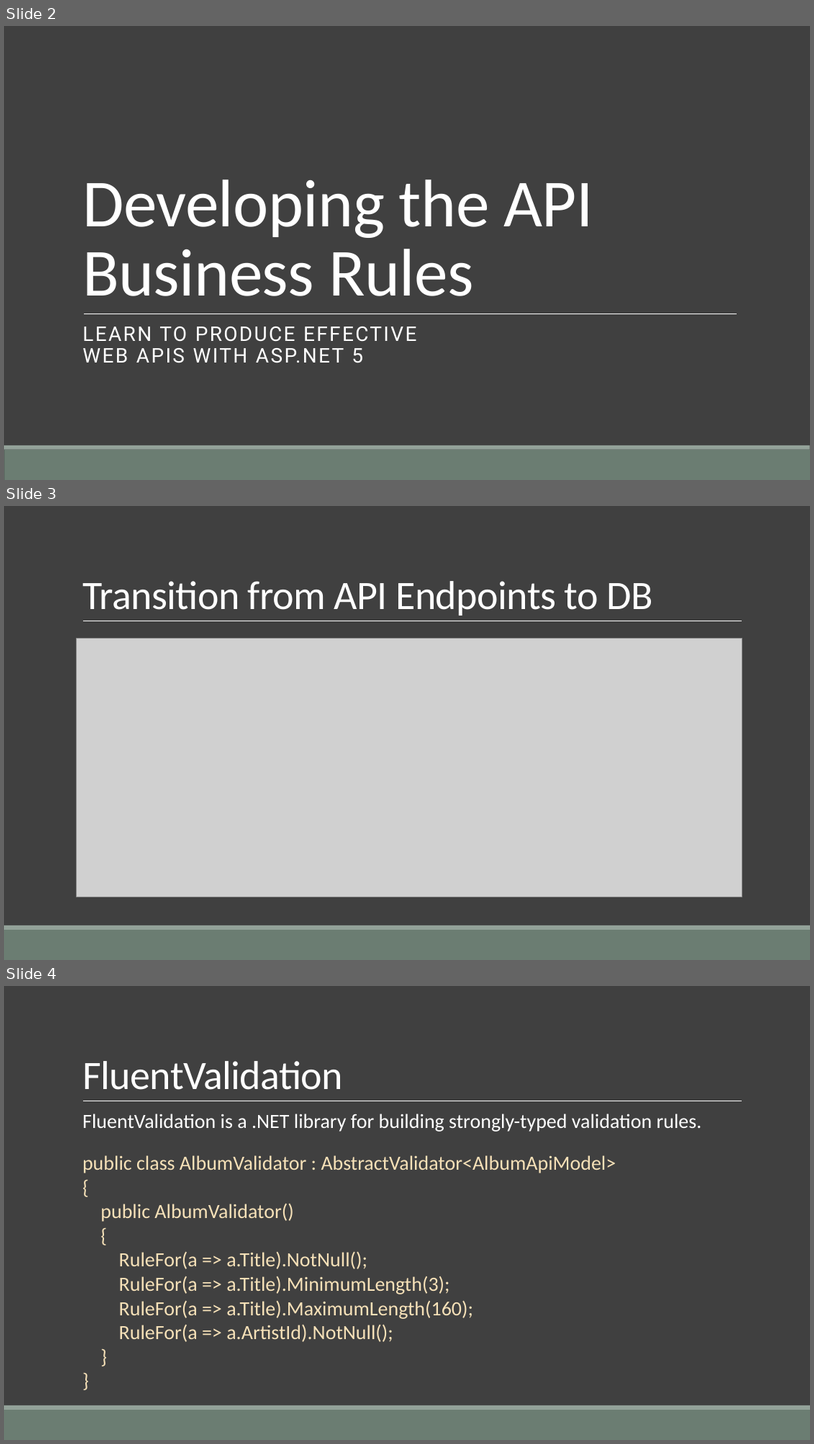
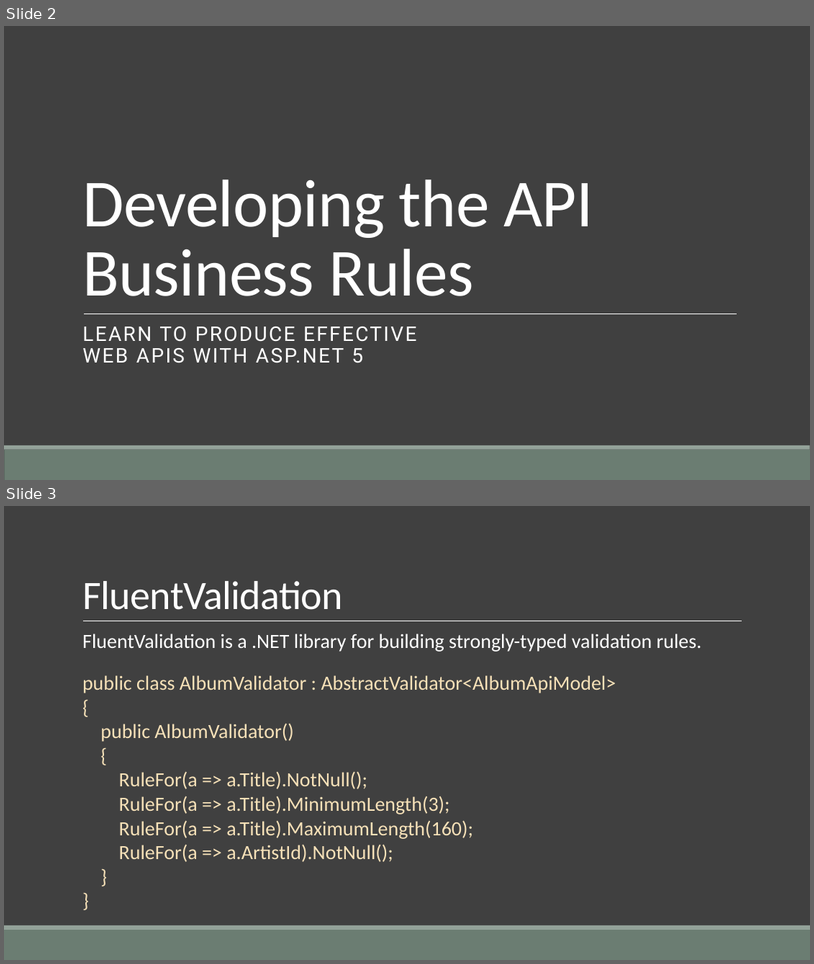
Before and after one commit to cwoodruff/aspnet-5-web-api-workshop, a slide deck: module-1/01-07 Developing the Web API Business Rules/01-07 Developing the Web API Business Rules.pptx. Shown one above the other, each under a label of ours: slides 2, 3 and 4 before the commit, slides 2 and 3 after it. The pictures are 814x1444 and 814x964 pixels, drawn with LibreOffice and Linux fonts; fonts in the diff are those of the drawing; grey boxes stand for pictures; background and template pictures are left out. Boxes give left, top, right and bottom in pixels: in the first picture for what was removed or moved away, otherwise in the second. Text is boxed around its words. In the diff, an @@ line names an element or a change of style, - is before the commit and + after.

Commit message:
updated decks and deleted .idea

```diff
--- a/module-1/01-07 Developing the Web API Business Rules/01-07 Developing the Web API Business Rules.pptx
+++ b/module-1/01-07 Developing the Web API Business Rules/01-07 Developing the Web API Business Rules.pptx
@@ slide 3 removed at [4,506,810,960], background #404040; not listed: 3 template elements that a slide beside it also shows @@
@@ title removed at [82,581,653,615] @@
-Transition from API Endpoints to DB
@@ picture removed at [77,638,743,896] @@
@@ what was slide 4 is now slide 3 @@
```
